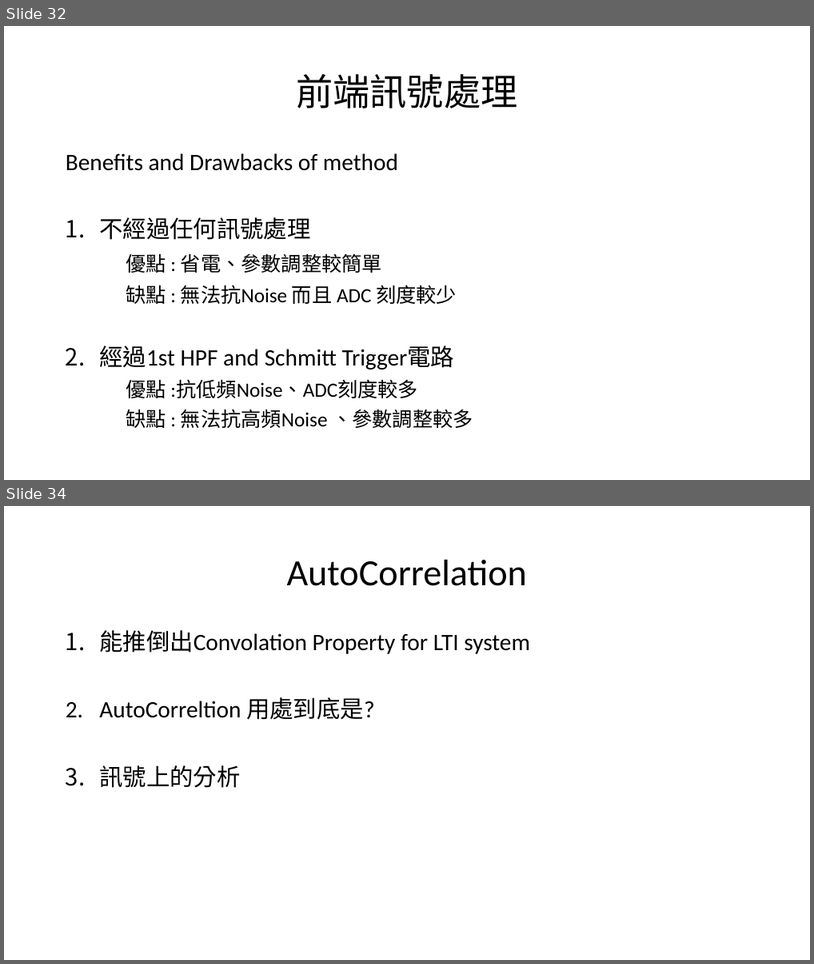
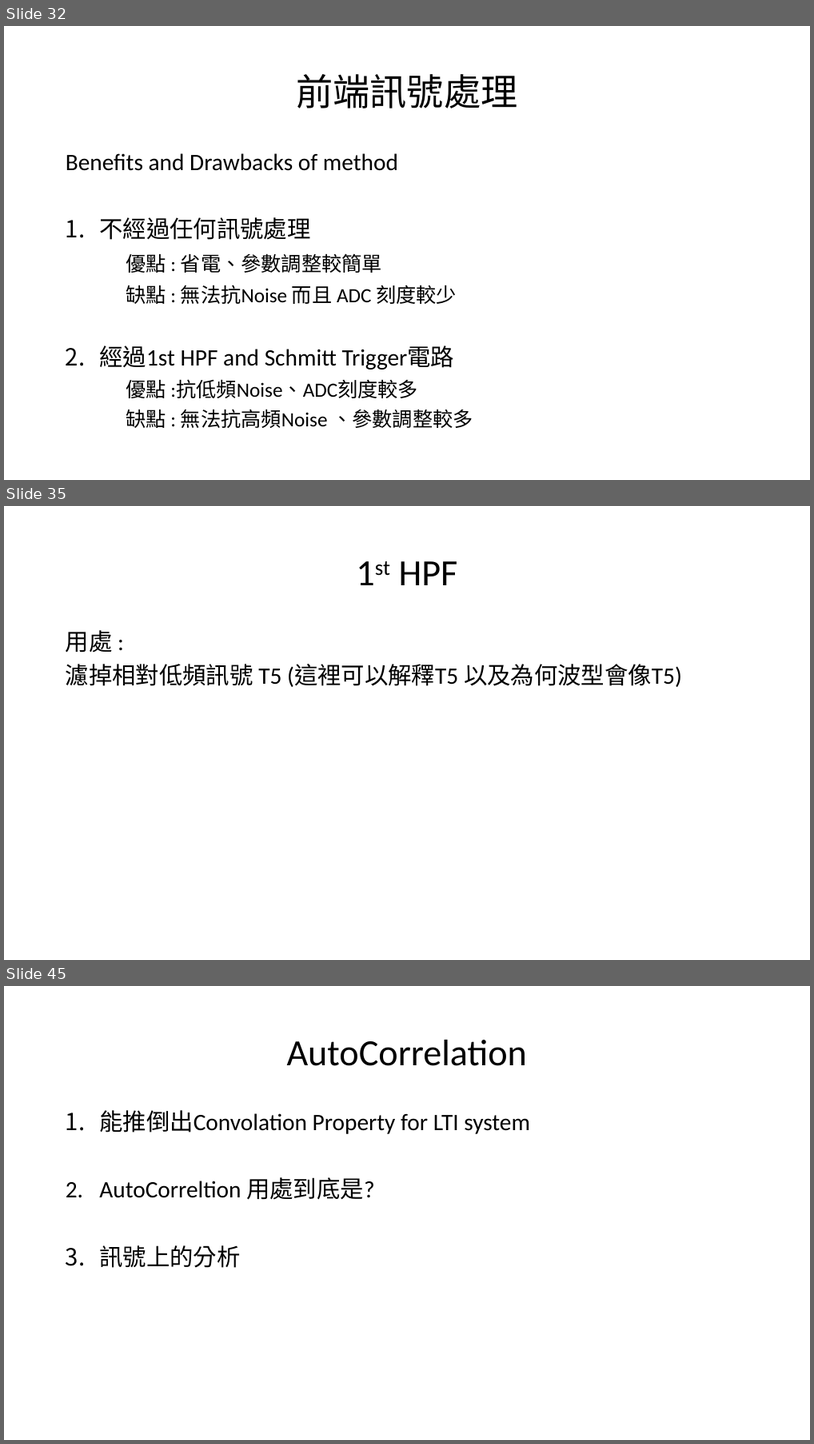
Before and after one commit to a0910281835/Summrary_PDF, a slide deck: Project_Summary_pdf/Project_Summary.pptx. Shown one above the other, each under a label of ours: slides 32 and 34 before the commit, slides 32, 35 and 45 after it; the slides between them are not shown. The pictures are 814x964 and 814x1444 pixels, drawn with LibreOffice and Linux fonts; fonts in the diff are those of the drawing. Boxes give left, top, right and bottom in pixels: in the first picture for what was removed or moved away, otherwise in the second. Text is boxed around its words. In the diff, an @@ line names an element or a change of style, - is before the commit and + after.

```diff
--- a/Project_Summary_pdf/Project_Summary.pptx
+++ b/Project_Summary_pdf/Project_Summary.pptx
@@ slide 35 added at <box>4,506,810,960</box>, background #FFFFFF @@
@@ title added at <box>399,561,458,585</box>, 44 pt, text #000000 @@
+1st HPF
@@ text added at <box>66,630,682,687</box>, 28 pt, text #000000 @@
+用處 :
+濾掉相對低頻訊號 T5 (這裡可以解釋T5 以及為何波型會像T5)
@@ what was slide 34 is now slide 45 @@
```
Also in this commit, not shown: 3 slides changed, 10 other slides added.
